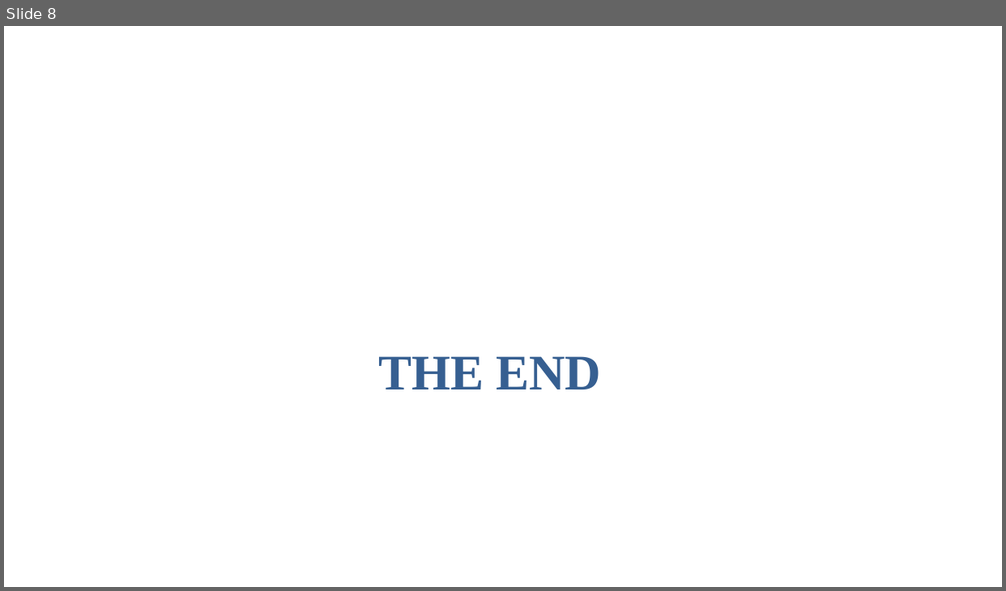
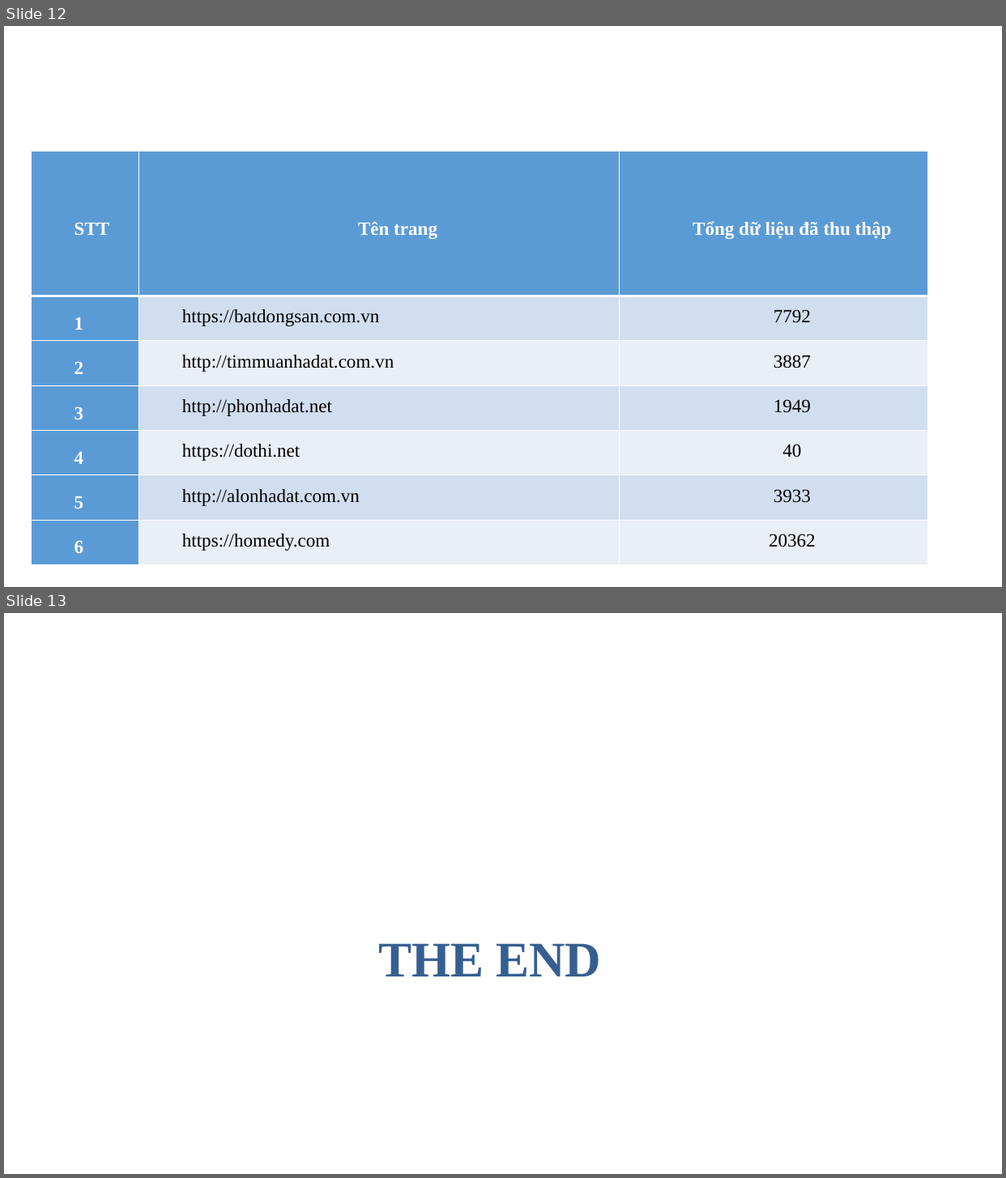
Before and after one commit to foostart/fooland, a slide deck: documents/Nhom_F.pptx. Shown one above the other, each under a label of ours: slide 8 before the commit, slides 12 and 13 after it. The pictures are 1006x591 and 1006x1178 pixels, drawn with LibreOffice and Linux fonts; fonts in the diff are those of the drawing; background and template pictures are left out. Boxes give left, top, right and bottom in pixels: in the first picture for what was removed or moved away, otherwise in the second. Text is boxed around its words. In the diff, an @@ line names an element or a change of style, - is before the commit and + after.

```diff
--- a/documents/Nhom_F.pptx
+++ b/documents/Nhom_F.pptx
@@ slide 12 added at (4, 26, 1002, 587), background picture (left out) @@
@@ table added at (31, 152, 928, 565), 7 rows, 3 columns @@
+STT | Tên trang | Tổng dữ liệu đã thu thập
+1 | https://batdongsan.com.vn | 7792
+2 | http://timmuanhadat.com.vn | 3887
+3 | http://phonhadat.net | 1949
+4 | https://dothi.net | 40
+5 | http://alonhadat.com.vn | 3933
+6 | https://homedy.com | 20362
@@ what was slide 8 is now slide 13 @@
```
Also in this commit, not shown: 7 slides changed, 4 other slides added, 2 other files.
